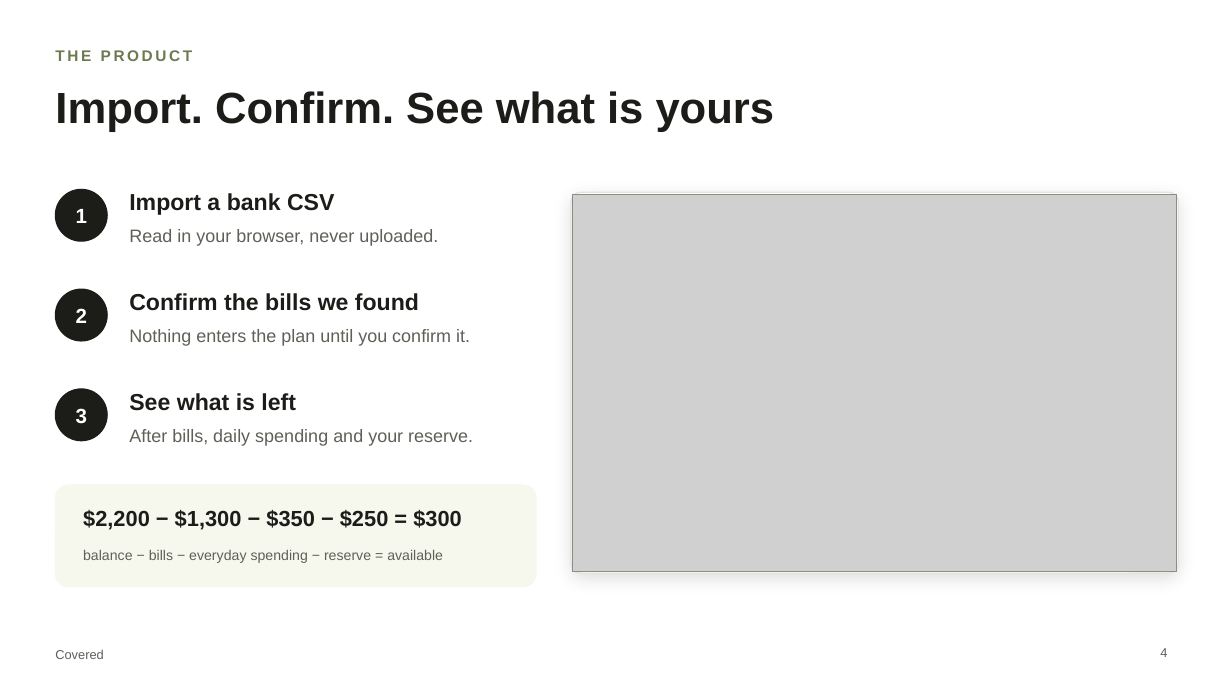
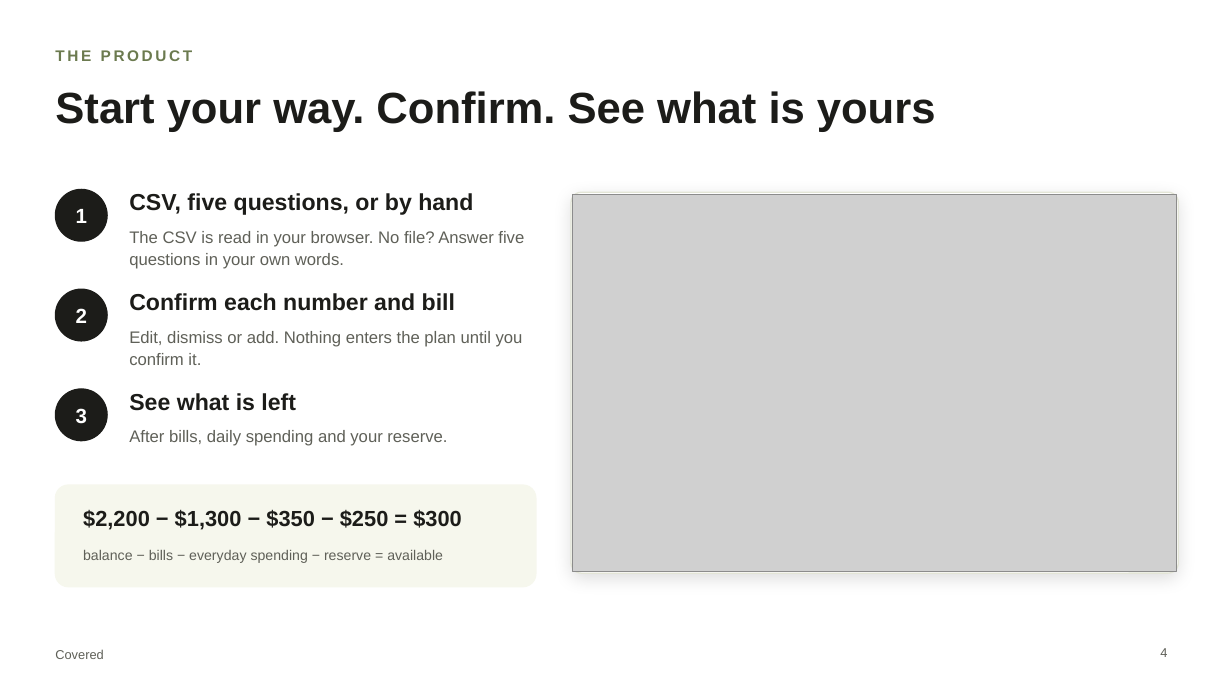
Before and after one commit to chinusoid/FractureTeam, a slide deck: slide 4 of pitch/covered-pitch.pptx. Drawn at 1232x693 pixels with LibreOffice and Linux fonts; fonts in the diff are those of the drawing; grey boxes stand for pictures. Boxes give left, top, right and bottom in pixels: in the first picture for what was removed or moved away, otherwise in the second. Text is boxed around its words. In the diff, an @@ line names an element or a change of style, - is before the commit and + after.

```diff
--- a/pitch/covered-pitch.pptx
+++ b/pitch/covered-pitch.pptx
@@ title at bbox=[55, 91, 936, 132]: text changed @@
-Import. Confirm. See what is yours
+Start your way. Confirm. See what is yours
@@ text at bbox=[129, 193, 473, 215]: text changed @@
-Import a bank CSV
+CSV, five questions, or by hand
@@ text at bbox=[129, 231, 524, 269]: text changed; size 14 to 13 pt @@
-Read in your browser, never uploaded.
+The CSV is read in your browser. No file? Answer five questions in your own words.
@@ text at bbox=[129, 293, 455, 311]: text changed @@
-Confirm the bills we found
+Confirm each number and bill
@@ text at bbox=[129, 331, 523, 365]: text changed; size 14 to 13 pt @@
-Nothing enters the plan until you confirm it.
+Edit, dismiss or add. Nothing enters the plan until you confirm it.
@@ text "After bills, daily spending and ..." at bbox=[129, 430, 447, 446]: size 14 to 13 pt; line spacing 1 to 1.1 @@
```
Also in this commit, not shown: 1 other slide changed, 3 other files.
